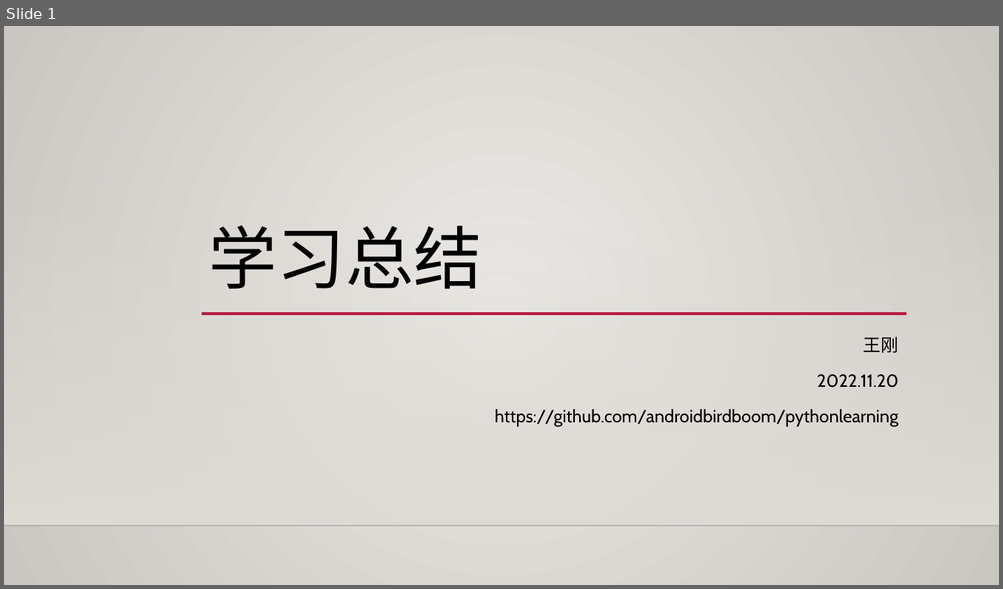
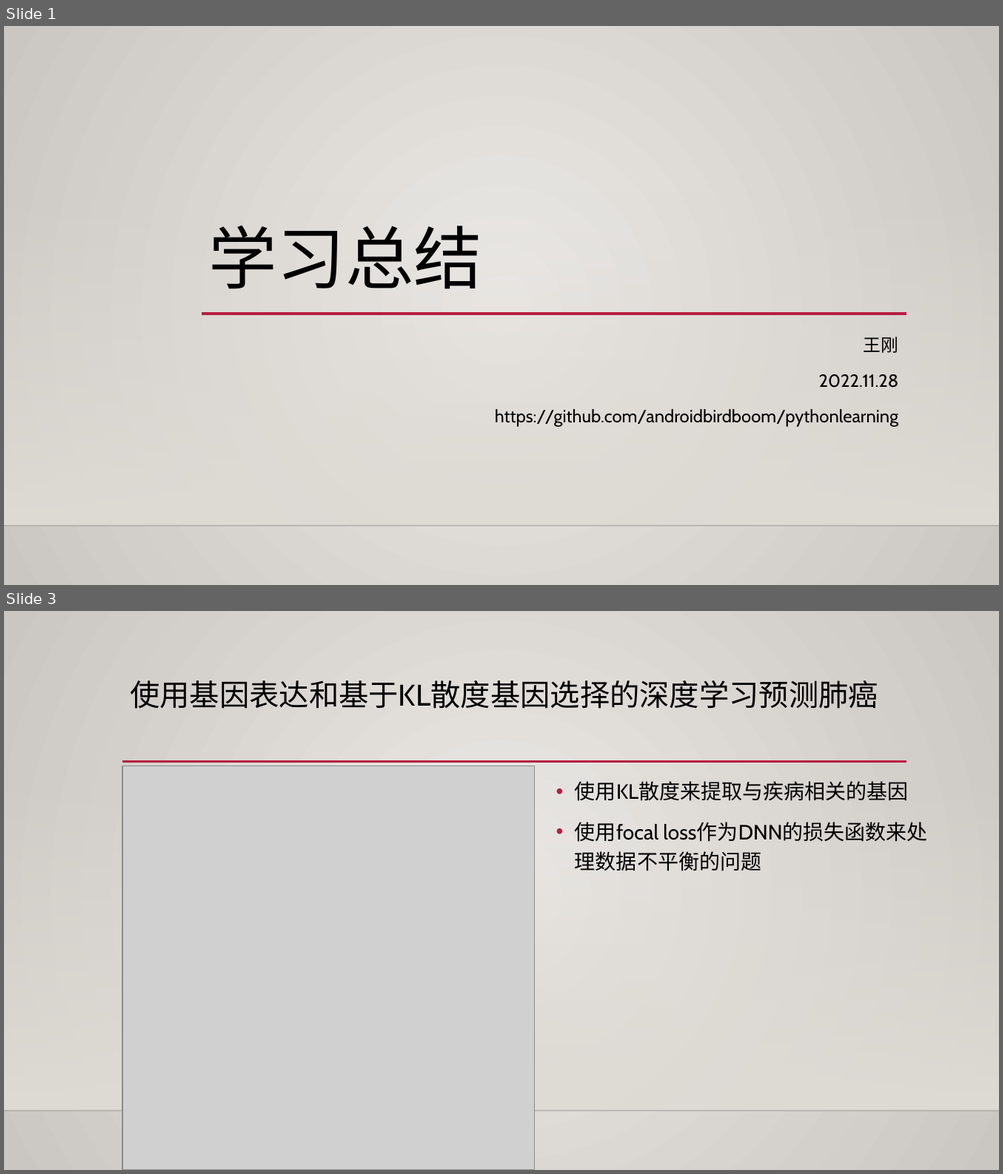
Before and after one commit to AndroidBirdBoom/pythonlearning, a slide deck: ppt/学习总结-20221128.pptx. Shown one above the other, each under a label of ours: slide 1 before the commit, slides 1 and 3 after it; the slides between them are not shown. The pictures are 1003x589 and 1003x1174 pixels, drawn with LibreOffice and Linux fonts; fonts in the diff are those of the drawing; grey boxes stand for pictures; background and template pictures are left out. Boxes give left, top, right and bottom in pixels: in the first picture for what was removed or moved away, otherwise in the second. Text is boxed around its words. In the diff, an @@ line names an element or a change of style, - is before the commit and + after.

```diff
--- a/ppt/学习总结-20221128.pptx
+++ b/ppt/学习总结-20221128.pptx
@@ slide 3 added at [4, 611, 999, 1170], background gradient #ECEAE7 to #CAC7C1; not listed: 2 template elements that a slide beside it also shows @@
@@ title added at [130, 681, 878, 709], 28.8 pt, text #000000 @@
+使用基因表达和基于KL散度基因选择的深度学习预测肺癌
@@ line added from (122, 762) to (907, 762), #B71E42 2.5 pt @@
@@ picture added at [122, 766, 535, 1170] @@
@@ text added at [575, 781, 908, 842], 20 pt, text #000000 @@
+• 使用KL散度来提取与疾病相关的基因
+• 使用focal loss作为DNN的损失函数来处理数据不平衡的问题
@@ slide 1 changed as well @@
@@ subtitle at [819, 375, 899, 388]: text changed @@
-2022.11.20
+2022.11.28
```
Also in this commit, not shown: 2 other slides changed, 2 slides removed, 8 other files.
